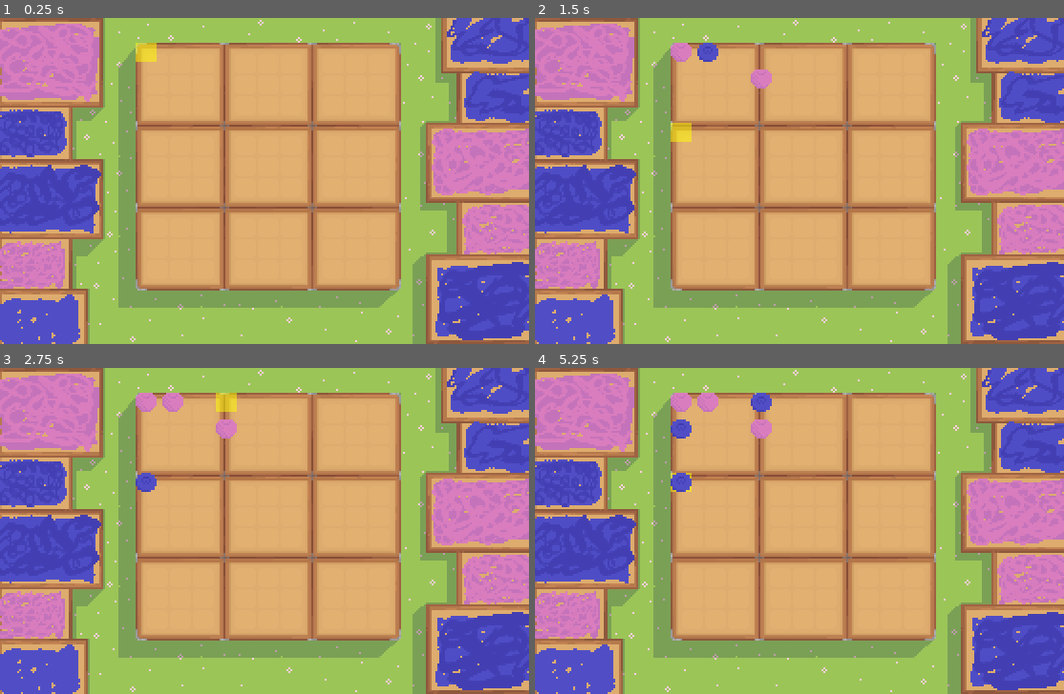
Above: before the commit, frames 1-4 (two rows, left to right).
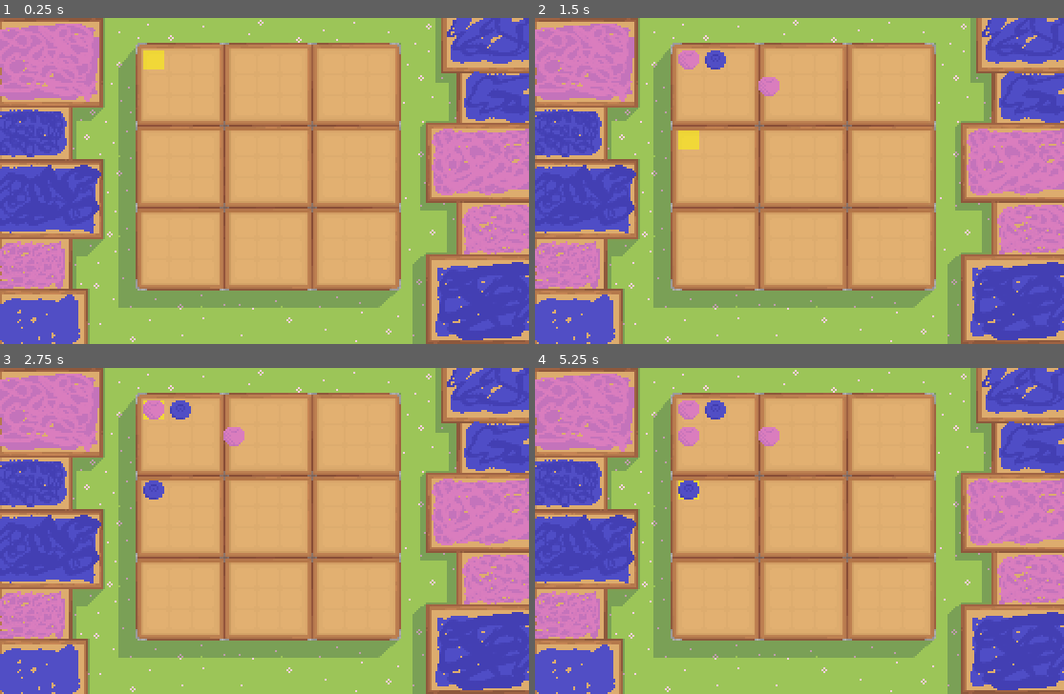
Above: after the commit, the same moments.

Repository: Foxsia/UltimateTicTacToe
Game: Godot game, scene res://scenes/game/game.tscn
Two runs of this game, one before a commit and one after it. Both use one fixed random seed, a clock stepped at 60 frames per second and the inputs below.
Inputs:
- Up to frame 1 (0.25 s): no input
- Up to frame 2 (1.5 s): tap Enter (confirm) at 0.5, 1.35 s; hold D (move_right) 0.53-1.28 s; hold Enter (confirm) 0.53-1.28 s; hold S (move_down) from 1.28 s (still down)
- Up to frame 3 (2.75 s): tap Enter (confirm) at 2 s; release S (move_down) at 2.03 s; hold D (move_right) from 2.03 s (still down); hold Enter (confirm) from 2.03 s (still down)
- Up to frame 4 (5.25 s): release D (move_right) at 2.78 s; release Enter (confirm) at 2.78 s; hold W (move_up) 2.78-3.53 s; tap Enter (confirm) at 2.85, 3.5, 4.35 s; hold Enter (confirm) 3.53-4.28 s; hold A (move_left) 3.53-5.03 s; hold S (move_down) from 5.03 s (still down); hold Enter (confirm) from 5.03 s (still down)

The runs differ from the first frame. In frame 1, 0.3% of the frame differs, in the area x 25-32%, y 7-16%; in frame 2, 1.0%; in frame 3, 1.3%; in frame 4, 1.6%, in the area x 25-47%, y 7-41%.

Commit message:
add small board  winning

Diff:
--- a/scenes/game/mainBoard.tscn
+++ b/scenes/game/mainBoard.tscn
@@ -13,5 +13,7 @@
 texture = ExtResource( 2 )
 
 [node name="GridContainer" type="GridContainer" parent="."]
+margin_left = 4.0
+margin_top = 4.0
 columns = 3
 script = ExtResource( 1 )
--- a/scenes/game/smallBoard.tscn
+++ b/scenes/game/smallBoard.tscn
@@ -5,8 +5,6 @@
 [node name="smallBoard" type="GridContainer"]
 anchor_right = 1.0
 anchor_bottom = 1.0
-margin_left = 10.0
-margin_right = -277.0
-margin_bottom = -171.0
-columns = 3
+margin_left = 5.0
+margin_top = 5.0
 script = ExtResource( 1 )
--- a/scripts/core/game_rules.gd
+++ b/scripts/core/game_rules.gd
@@ -44,4 +44,6 @@
 		if board_index != state.forced_board:
 			return false
 
+	if state.boards[board_index][cell_index] != GameState.Player.NONE:
+		return false
 	return true
--- a/scripts/game/game.gd
+++ b/scripts/game/game.gd
@@ -9,6 +9,11 @@
 	cursor_manager.game_manager = game_manager
 	game_manager.connect("move_played", self, "_on_move_played")
 	game_manager.connect("state_changed", self, "_on_state_changed")
+	game_manager.connect(
+		"board_finished",
+		main_board,
+		"finish_board"
+	)
 
 	input_manager.connect("confirm", self, "_on_confirm")
 
--- a/scripts/game/mainBoard.gd
+++ b/scripts/game/mainBoard.gd
@@ -30,3 +30,7 @@
 			boards[i].set_cursor(cell_index)
 		else:
 			boards[i].set_cursor(-1)
+
+func finish_board(board_index: int, winner: int):
+	print("FINISHED BOARD: ", board_index, " WINNER: ", winner)
+	boards[board_index].set_winner(winner)
--- a/scripts/game/smallBoard.gd
+++ b/scripts/game/smallBoard.gd
@@ -7,7 +7,6 @@
 signal board_played(cell)
 
 
-# Called when the node enters the scene tree for the first time.
 func _ready():
 	columns = SIZE
 
@@ -15,6 +14,8 @@
 		var cell = preload("res://scenes/cell/cell.tscn").instance()
 		add_child(cell)
 		cells.append(cell)
+
+	set_cursor(0)
 
 func update_from_state(board_state: Array):
 	for i in range(SIZE*SIZE):
@@ -29,3 +30,11 @@
 func set_cursor(cell_index: int):
 	for i in range(cells.size()):
 		cells[i].set_highlight(i == cell_index)
+
+func set_winner(player: int):
+	match player:
+		GameState.Player.RASPBERRY:
+			modulate = Color(1.0, 0.3, 0.5)
+
+		GameState.Player.BLUEBERRY:
+			modulate = Color(0.3, 0.5, 1.0)
